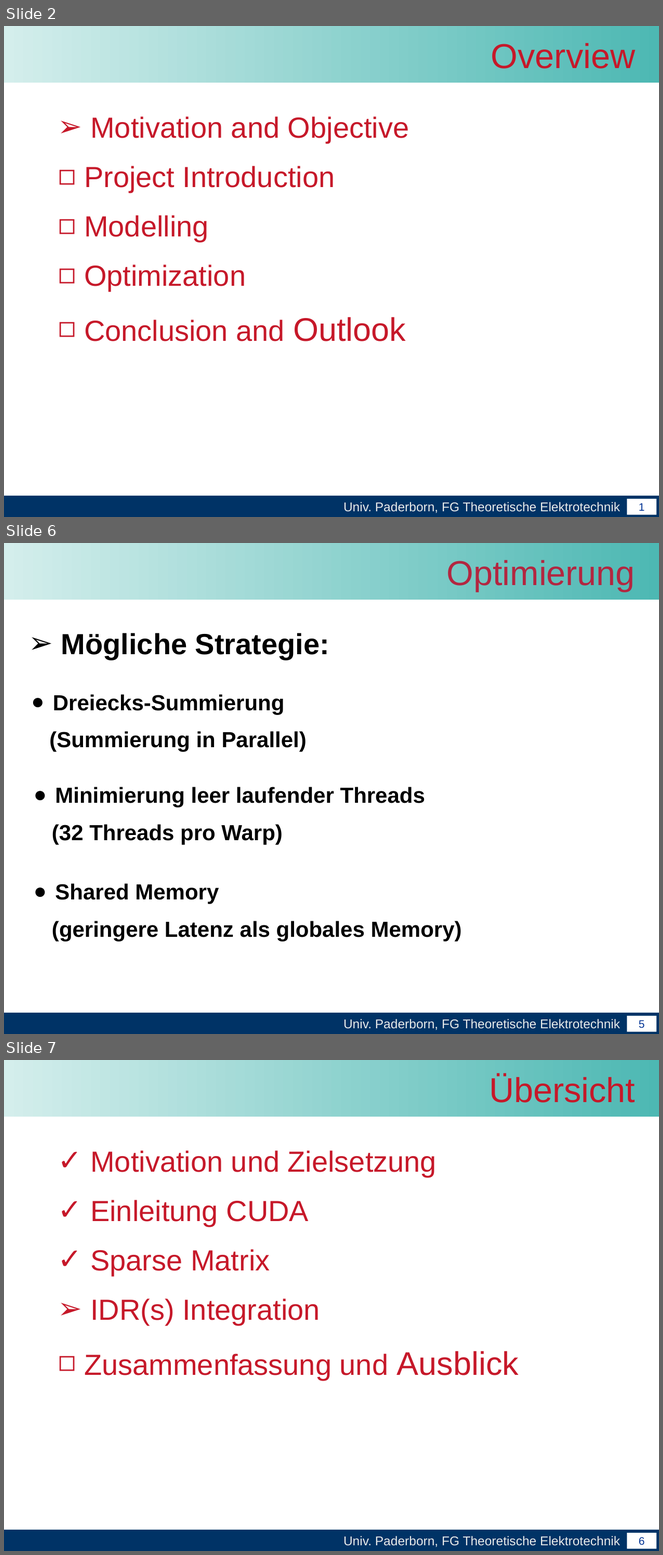
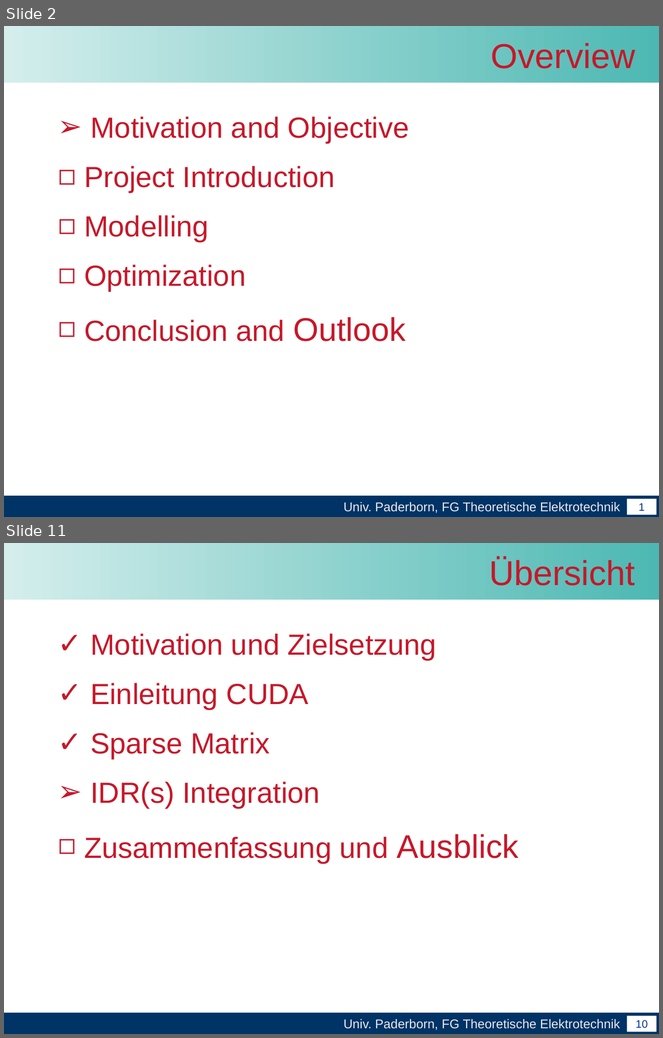
Before and after one commit to leonard117/arbeittet, a slide deck: Master_arbeit/word/Abschlussvortrag der Masterarbeit.pptx. Shown one above the other, each under a label of ours: slides 2, 6 and 7 before the commit, slides 2 and 11 after it; the slides between them are not shown. The pictures are 663x1555 and 663x1038 pixels, drawn with LibreOffice and Linux fonts; fonts in the diff are those of the drawing; background and template pictures are left out. Boxes give left, top, right and bottom in pixels: in the first picture for what was removed or moved away, otherwise in the second. Text is boxed around its words. In the diff, an @@ line names an element or a change of style, - is before the commit and + after.

```diff
--- a/Master_arbeit/word/Abschlussvortrag der Masterarbeit.pptx
+++ b/Master_arbeit/word/Abschlussvortrag der Masterarbeit.pptx
@@ slide 6 removed at (4, 543, 659, 1034), background #FFFFFF; not listed: 4 template elements that a slide beside it also shows @@
@@ title removed at (447, 560, 635, 592) @@
-Optimierung
@@ text removed at (61, 633, 330, 660) @@
-➢ Mögliche Strategie:
@@ text removed at (49, 694, 307, 752) @@
-● Dreiecks-Summierung
-(Summierung in Parallel)
@@ text removed at (52, 787, 425, 845) @@
-● Minimierung leer laufender Threads
-(32 Threads pro Warp)
@@ text removed at (52, 884, 462, 941) @@
-● Shared Memory
-(geringere Latenz als globales Memory)
@@ what was slide 7 is now slide 11 @@
@@ page number at (636, 1020, 648, 1029): text changed @@
-6
+10
```
Also in this commit, not shown: 2 slides changed, 6 slides added, 1 other slide removed.
